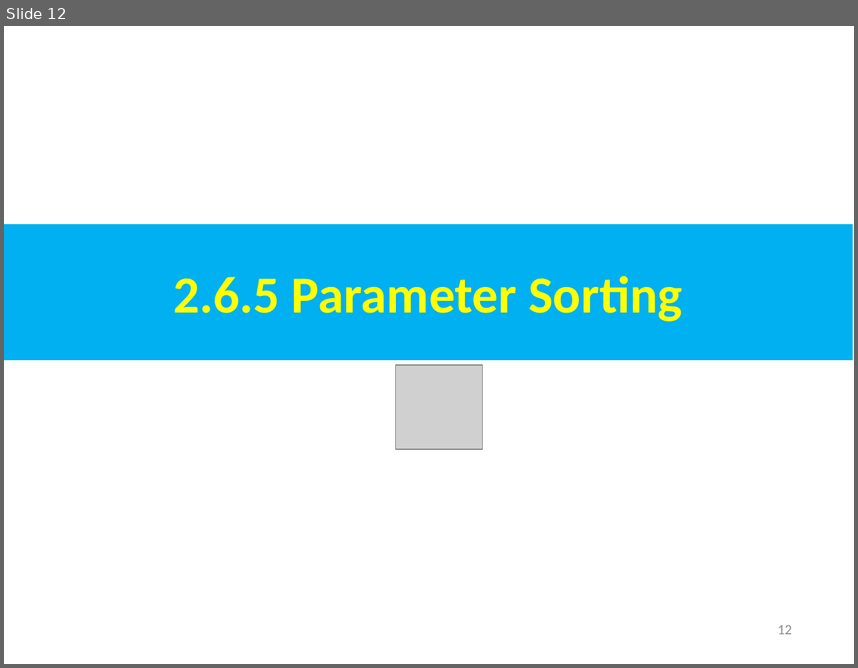
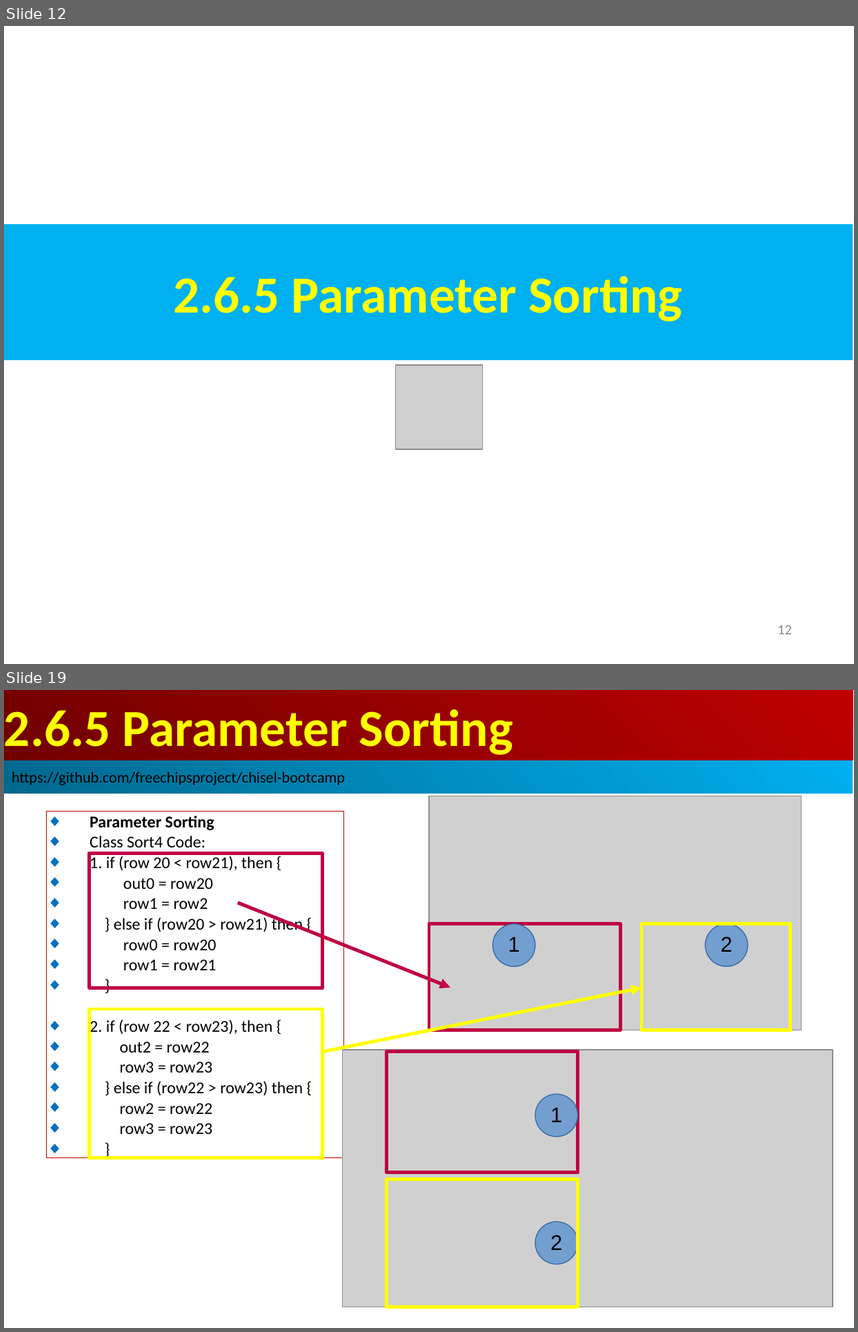
Before and after one commit to peterhchen/AIU_CS800_Chisel, a slide deck: 300_UCB_BC/003.1_Parameter/000_Video/003.1_Parameter.ppt. Shown one above the other, each under a label of ours: slide 12 before the commit, slides 12 and 19 after it; the slides between them are not shown. The pictures are 858x668 and 858x1332 pixels, drawn with LibreOffice and Linux fonts; fonts in the diff are those of the drawing; grey boxes stand for pictures. Boxes give left, top, right and bottom in pixels: in the first picture for what was removed or moved away, otherwise in the second. Text is boxed around its words. In the diff, an @@ line names an element or a change of style, - is before the commit and + after.

```diff
--- a/300_UCB_BC/003.1_Parameter/000_Video/003.1_Parameter.ppt
+++ b/300_UCB_BC/003.1_Parameter/000_Video/003.1_Parameter.ppt
@@ slide 19 added at [4,690,854,1328], background #FFFFFF @@
@@ rectangle added at [4,690,853,760], fill gradient #BF0000 to #710000, 44 pt, text #FFFF00, bold @@
+2.6.5 Parameter Sorting
@@ rectangle added at [4,760,853,793], fill gradient #00AFEF to #00688E, 13 pt, text #000000 @@
+https://github.com/freechipsproject/chisel-bootcamp
@@ rectangle added at [47,811,344,1158], outline #C00000 0.74 pt, 14 pt, text #000000 @@
+◆ Parameter Sorting
+◆ Class Sort4 Code:
+◆ 1. if (row 20 < row21), then {
+◆ out0 = row20
+◆ row1 = row2
+◆ } else if (row20 > row21) then {
+◆ row0 = row20
+◆ row1 = row21
+◆ }
+◆ 2. if (row 22 < row23), then {
+◆ out2 = row22
+◆ row3 = row23
+◆ } else if (row22 > row23) then {
+◆ row2 = row22
+◆ row3 = row23
+◆ }
@@ picture added at [429,796,802,1030] @@
@@ rectangle added at [89,854,323,987], outline #BF0041 2.89 pt @@
@@ arrow added from (238, 903) to (450, 987), #BF0041 2.89 pt @@
@@ rectangle added at [429,924,620,1030], outline #BF0041 2.89 pt @@
@@ ellipse added at [493,924,535,966], fill #729FCF, outline #3465A4 0.74 pt, 18 pt, text #000000 @@
+1
@@ rectangle added at [642,924,791,1030], outline #FFFF00 2.89 pt @@
@@ ellipse added at [705,924,748,966], fill #729FCF, outline #3465A4 0.74 pt, 18 pt, text #000000 @@
+2
@@ arrow added from (323, 1052) to (642, 987), #FFFF00 2.89 pt @@
@@ rectangle added at [89,1009,323,1158], outline #FFFF00 2.89 pt @@
@@ picture added at [342,1049,833,1306] @@
@@ rectangle added at [386,1052,578,1172], outline #BF0041 2.89 pt @@
@@ ellipse added at [535,1094,578,1136], fill #729FCF, outline #3465A4 0.74 pt, 18 pt, text #000000 @@
+1
@@ rectangle added at [386,1179,578,1306], outline #FFFF00 2.89 pt @@
@@ ellipse added at [535,1221,578,1264], fill #729FCF, outline #3465A4 0.74 pt, 18 pt, text #000000 @@
+2
@@ page number added at [788,1306,802,1307], 12 pt, text #8B8B8B @@
+19
```
Also in this commit, not shown: 2 slides changed, 37 other slides added.
